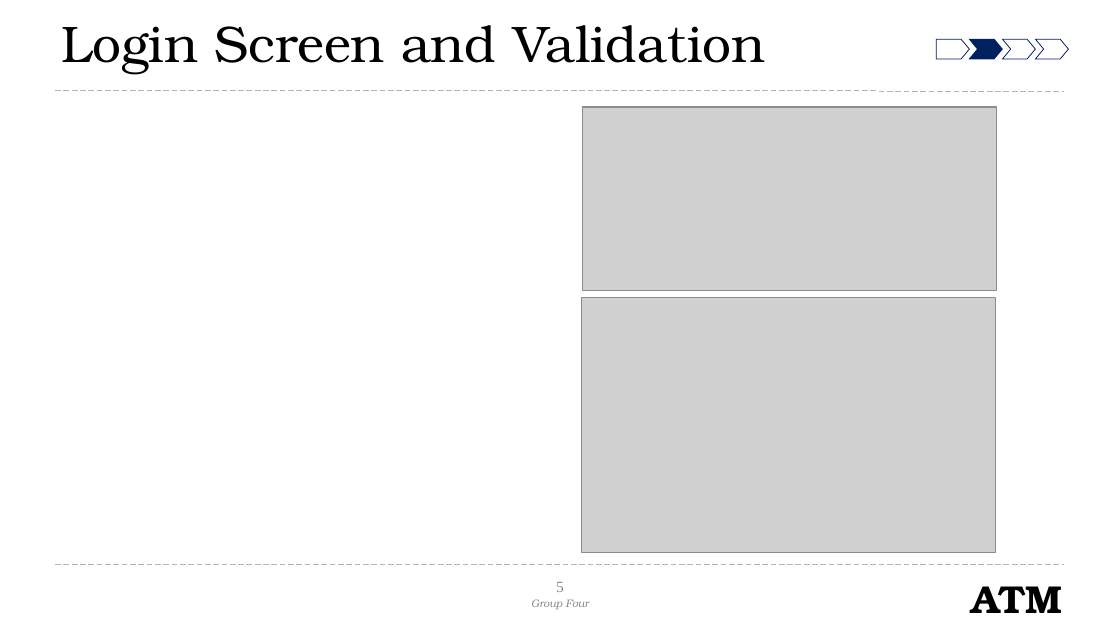
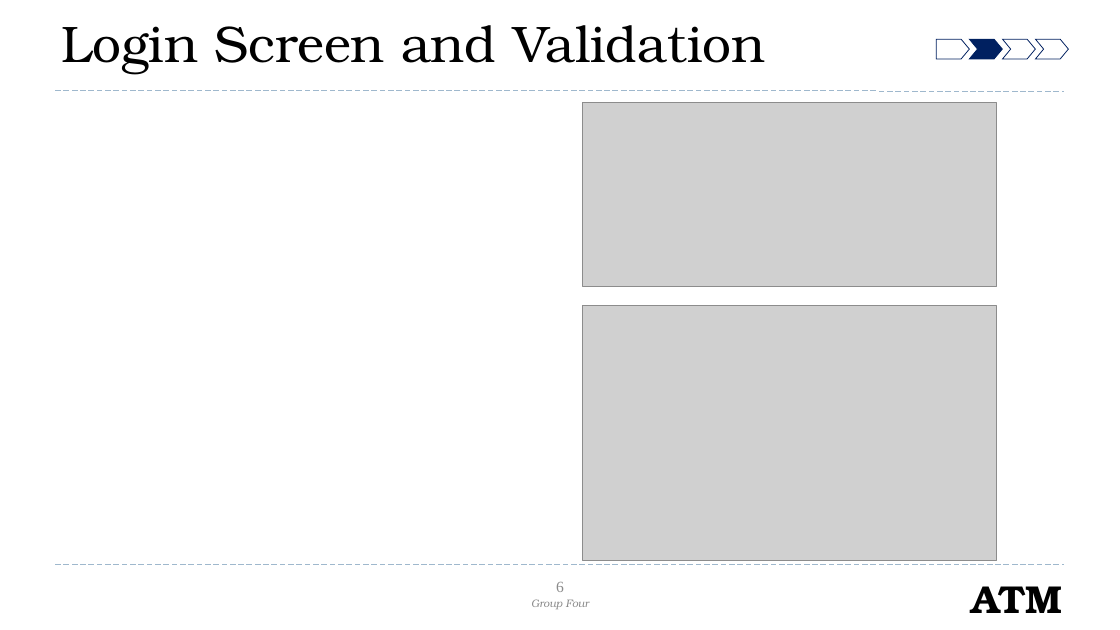
Before and after one commit to mari-husain/csharp-atm, a slide deck: slide 6 of Other/C# Project.pptx (slide 5 before the commit). Drawn at 1120x630 pixels with LibreOffice and Linux fonts; fonts in the diff are those of the drawing; grey boxes stand for pictures; background and template pictures are left out. Boxes give left, top, right and bottom in pixels: in the first picture for what was removed or moved away, otherwise in the second. Text is boxed around its words. In the diff, an @@ line names an element or a change of style, - is before the commit and + after.

Commit message:
Made some updates
updated:
rearranged sections
expanded deck skeleton
added a Heroku slide to database section
added a slide to encryption section

```diff
--- a/Other/C# Project.pptx
+++ b/Other/C# Project.pptx
@@ picture: place and size @@
-picture at box(582, 108, 997, 291)
+picture at box(582, 103, 997, 287)
@@ picture: place and size @@
-picture at box(581, 298, 996, 552)
+picture at box(582, 306, 997, 560)
@@ page number at box(556, 582, 564, 592): text changed @@
-5
+6
```
Also in this commit, not shown: 5 other slides changed, 5 slides added.
